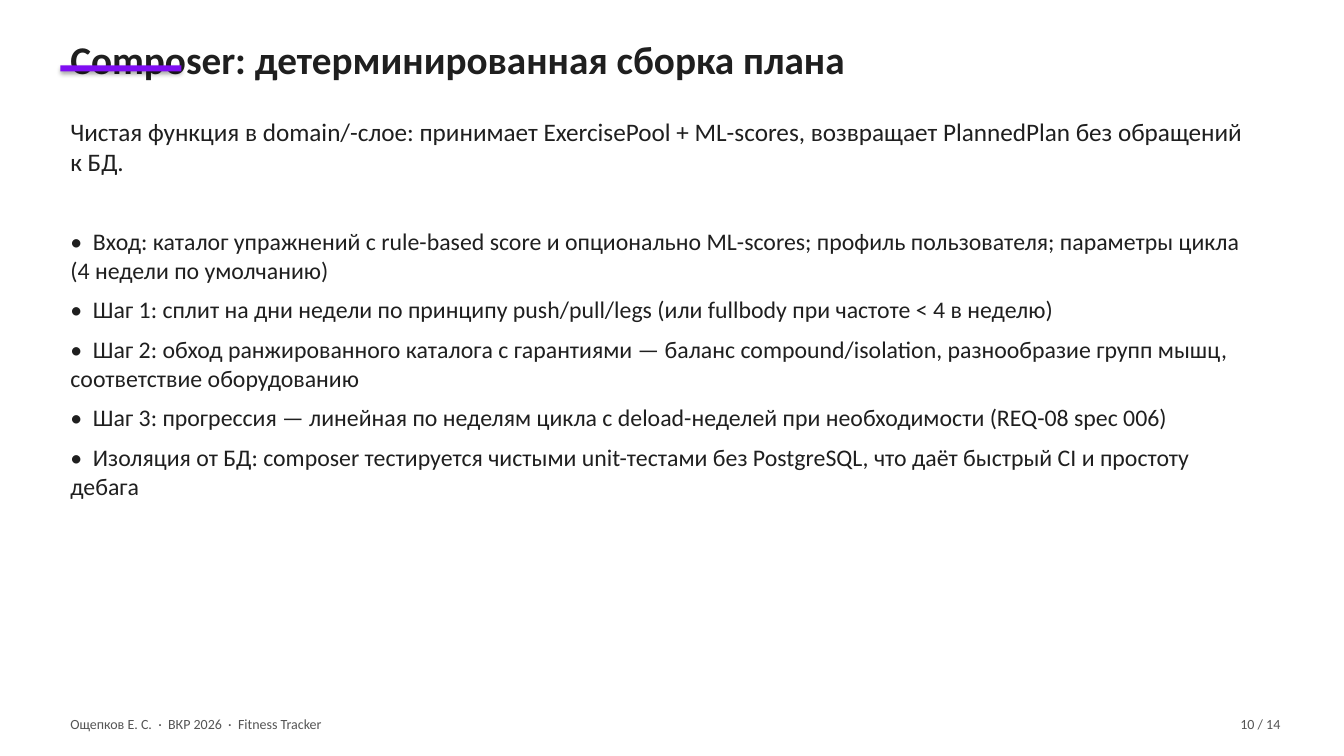
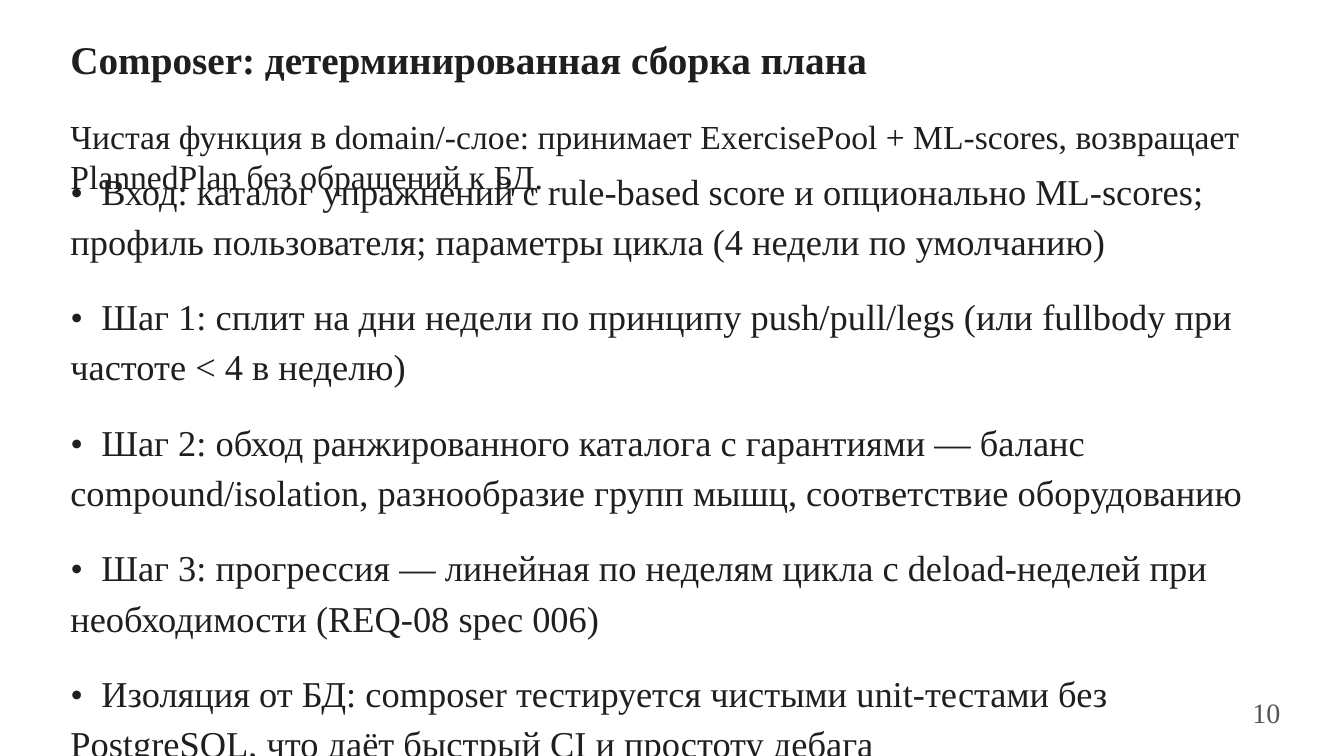
Before and after one commit to geox55/fitness-tracker, a slide deck: slide 10 of docs/thesis/presentation-egor.pptx. Drawn at 1344x756 pixels with LibreOffice and Linux fonts; fonts in the diff are those of the drawing. Boxes give left, top, right and bottom in pixels: in the first picture for what was removed or moved away, otherwise in the second. Text is boxed around its words. In the diff, an @@ line names an element or a change of style, - is before the commit and + after.

```diff
--- a/docs/thesis/presentation-egor.pptx
+++ b/docs/thesis/presentation-egor.pptx
@@ text "Composer: детерминированная сборка плана" at (70, 46, 867, 81): font Calibri to Times New Roman @@
@@ rectangle removed at (60, 66, 181, 72) @@
@@ text "Чистая функция в domain/-слое: принимает ..." at (70, 125, 1240, 196): size 18 to 24 pt, font Calibri to Times New Roman @@
@@ text "• Вход: каталог упражнений с ..." at (70, 177, 1242, 714): size 17 to 26 pt, font Calibri to Times New Roman; line spacing 1 to 1.15; more space between paragraphs; vertical alignment top to middle @@
@@ text removed at (70, 719, 322, 731) @@
-Ощепков Е. С. · ВКР 2026 · Fitness Tracker
@@ text at (1252, 704, 1280, 724): text changed; size 10 to 20 pt; font Calibri to Times New Roman @@
-10 / 14
+10
```
Also in this commit, not shown: 13 other slides changed, 14 other files.
